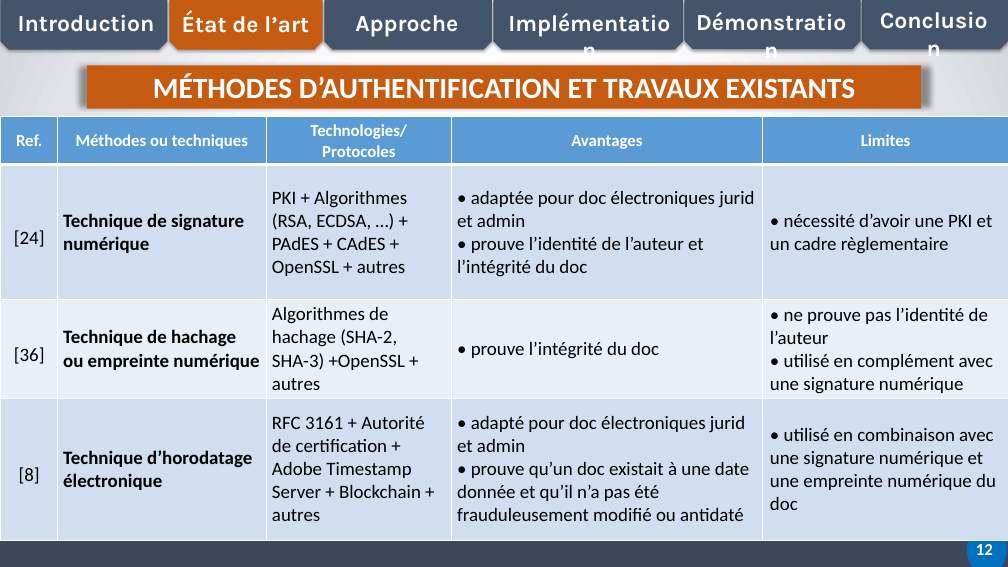
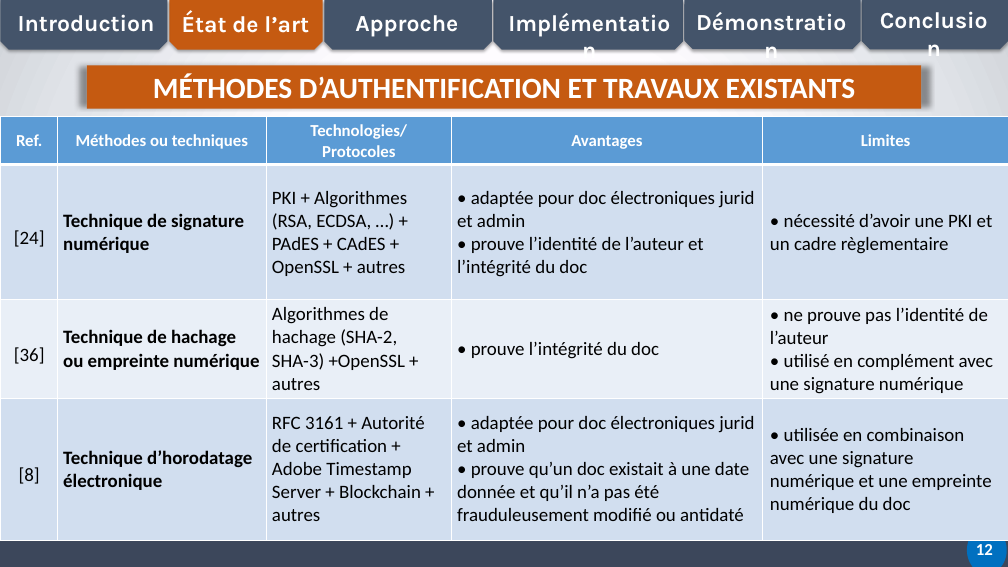
Before and after one commit to canisiushien/memoire-isie, a slide deck: slide 12 of PRESENTATION_M2_CANISIUS.pptx. Drawn at 1008x567 pixels with LibreOffice and Linux fonts; fonts in the diff are those of the drawing. Boxes give left, top, right and bottom in pixels: in the first picture for what was removed or moved away, otherwise in the second. Text is boxed around its words. In the diff, an @@ line names an element or a change of style, - is before the commit and + after.

```diff
--- a/PRESENTATION_M2_CANISIUS.pptx
+++ b/PRESENTATION_M2_CANISIUS.pptx
@@ table at box(1, 116, 1008, 540) @@
-row 4, column 4: • adapté pour doc électroniques jurid et admin / • prouve qu’un doc existait à une date donnée et qu’il n’a pas été frauduleusement modifié ou antidaté
+row 4, column 4: • adaptée pour doc électroniques jurid et admin / • prouve qu’un doc existait à une date donnée et qu’il n’a pas été frauduleusement modifié ou antidaté
-row 4, column 5: • utilisé en combinaison avec une signature numérique et une empreinte numérique du doc
+row 4, column 5: • utilisée en combinaison avec une signature numérique et une empreinte numérique du doc
```
Also in this commit, not shown: 2 other slides changed.
